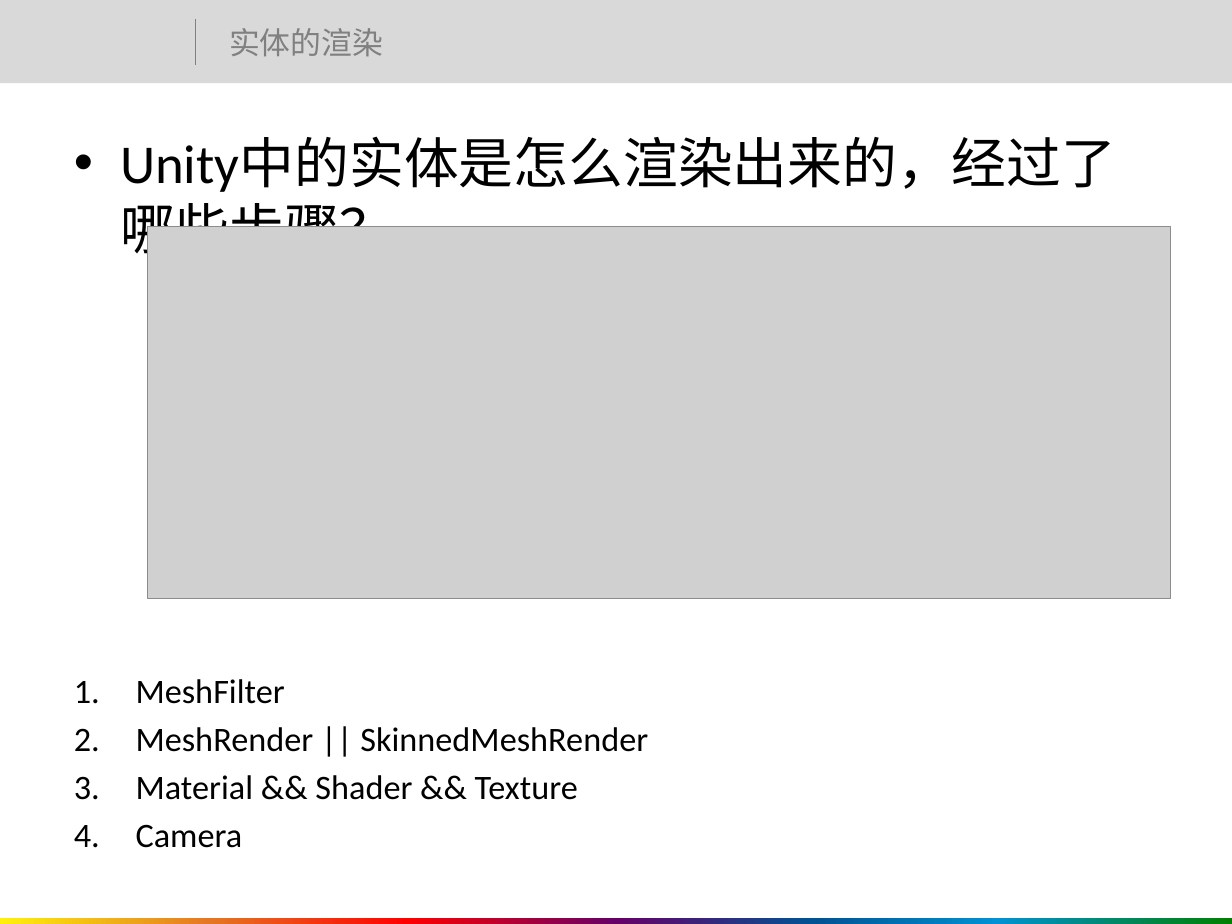
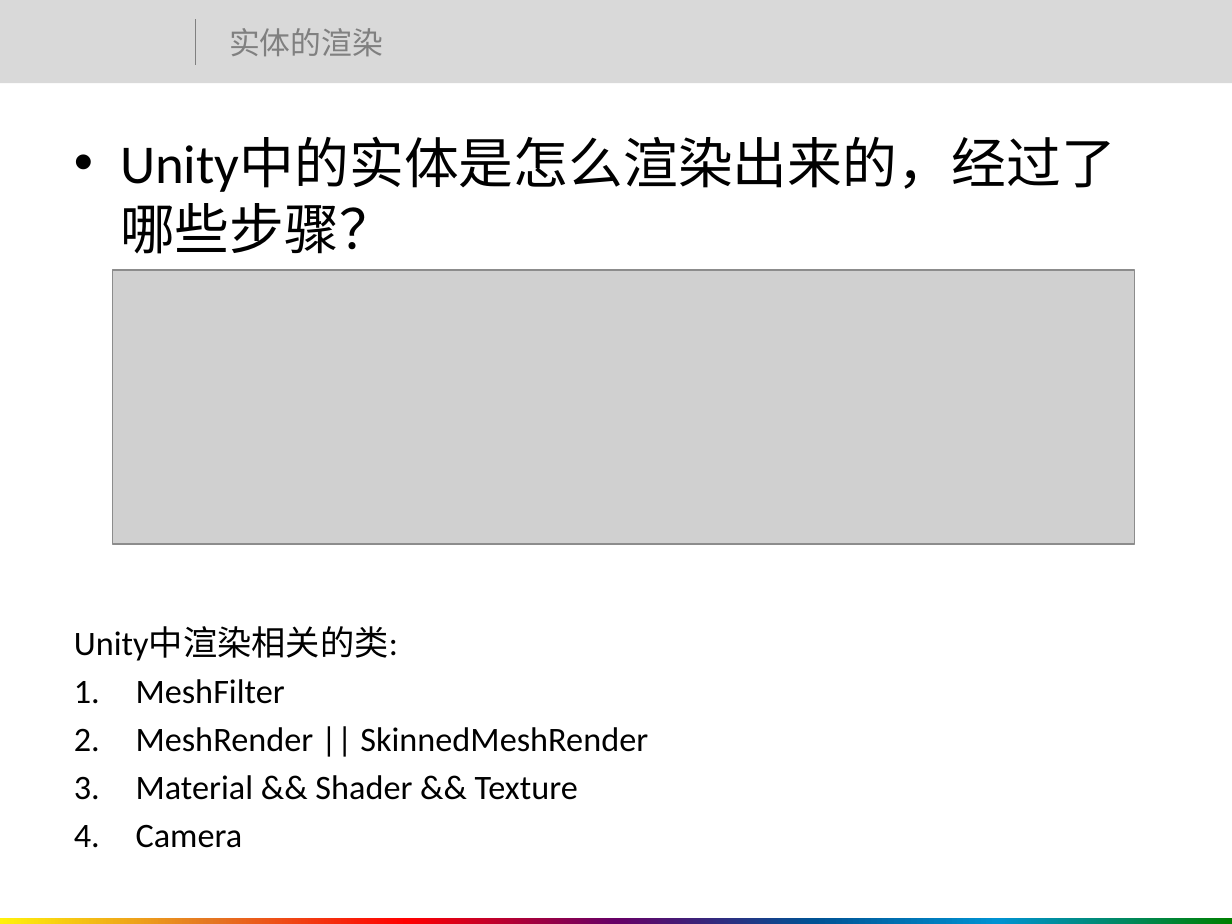
Before and after one commit to hackself/LearnUnity, a slide deck: slide 26 of Doc/Unity基础教程.pptx. Drawn at 1232x924 pixels with LibreOffice and Linux fonts; fonts in the diff are those of the drawing; grey boxes stand for pictures; background and template pictures are left out. Boxes give left, top, right and bottom in pixels: in the first picture for what was removed or moved away, otherwise in the second. Text is boxed around its words. In the diff, an @@ line names an element or a change of style, - is before the commit and + after.

```diff
--- a/Doc/Unity基础教程.pptx
+++ b/Doc/Unity基础教程.pptx
@@ picture: place and size @@
-picture at bbox=[148, 227, 1170, 599]
+picture at bbox=[112, 270, 1135, 545]
@@ text at bbox=[74, 627, 398, 661]: paragraph added @@
+Unity中渲染相关的类:
```
Also in this commit, not shown: 1 slide added, 2 slides removed.
